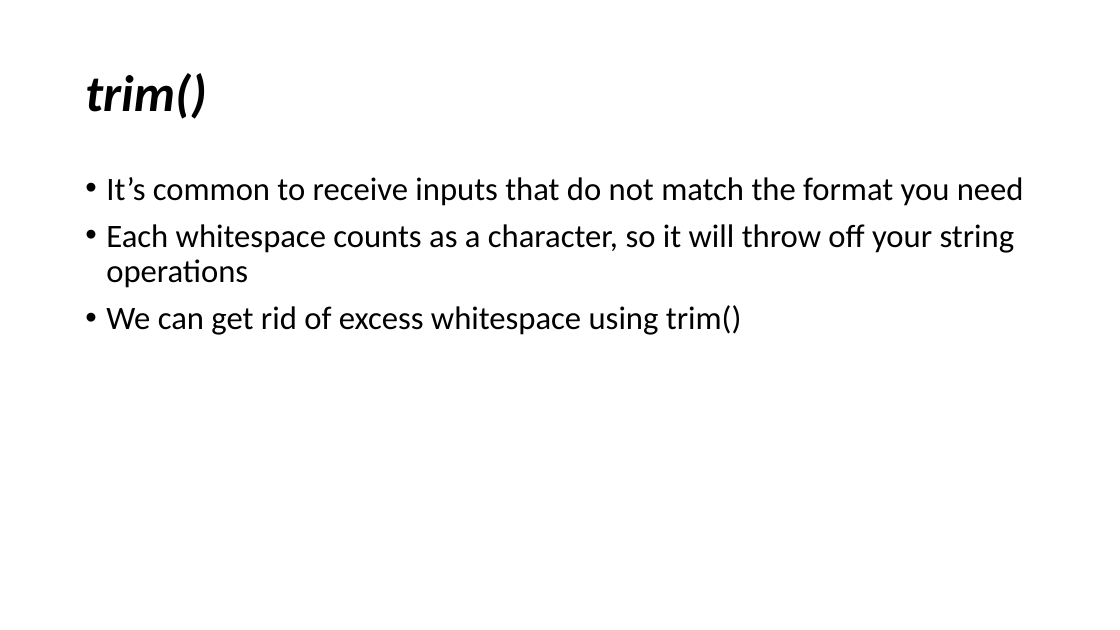
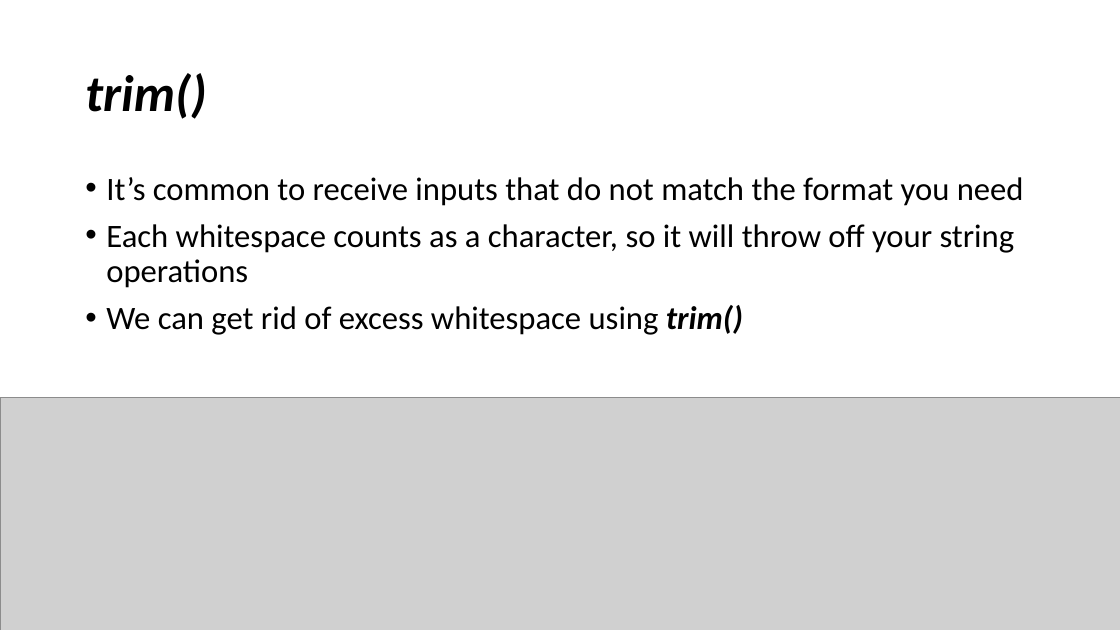
Before and after one commit to YWCANWIL-TechLab/Module4-DataTypes-Day1, a slide deck: slide 26 of slides/Strings.pptx (slide 28 before the commit). Drawn at 1120x630 pixels with LibreOffice and Linux fonts; fonts in the diff are those of the drawing; grey boxes stand for pictures. Boxes give left, top, right and bottom in pixels: in the first picture for what was removed or moved away, otherwise in the second. Text is boxed around its words. In the diff, an @@ line names an element or a change of style, - is before the commit and + after.

```diff
--- a/slides/Strings.pptx
+++ b/slides/Strings.pptx
@@ text at [106, 305, 743, 335]: bold on, italic on in "trim()" @@
@@ picture added at [0, 397, 1120, 630] @@
```
Also in this commit, not shown: 16 other slides changed, 1 slide added, 3 slides removed.
